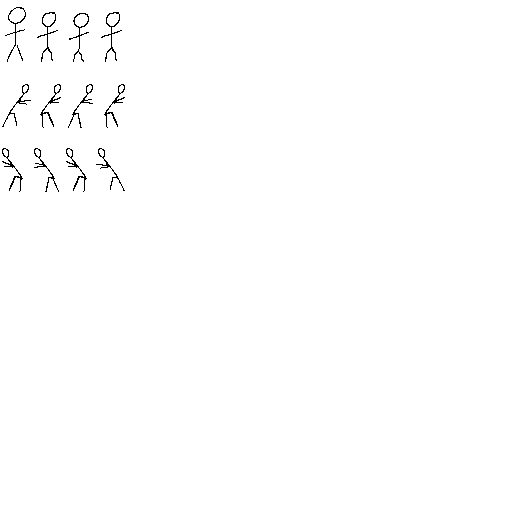
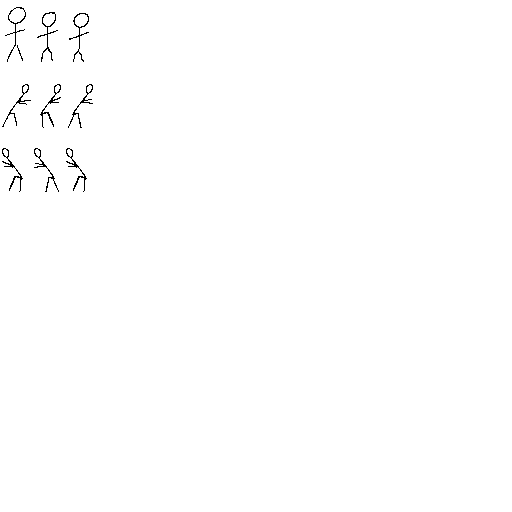
Layers edited between the first and the second w=512, h=512 image:
removed layer "Copy of Paint Layer 6" (5th of 6, in "Group 7") from group "Group 7" over (96, 84, 125, 191)
removed layer "Copy of Paint Layer 3" from group "Group 5" over (101, 12, 125, 128)
